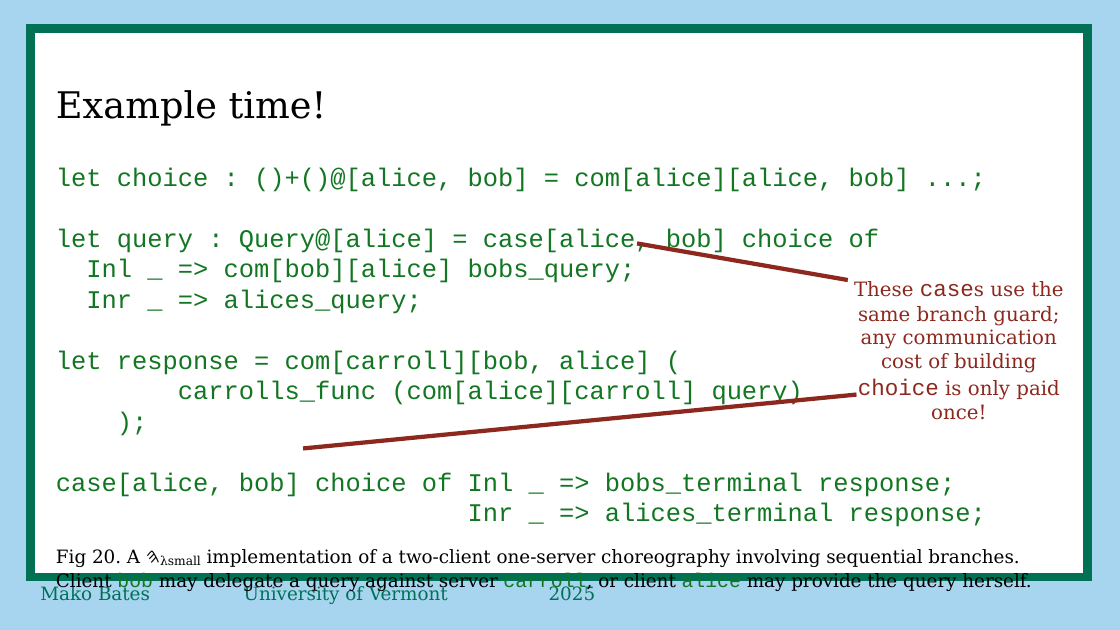
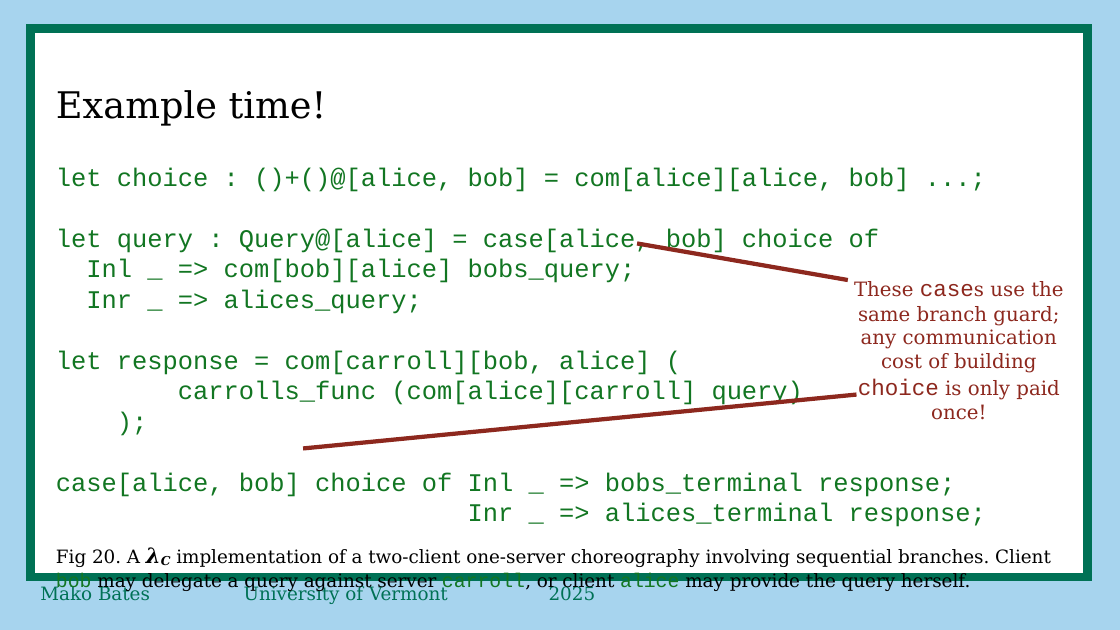
Before and after one commit to ShapeOfMatter/thesis_CP_UVM, a slide deck: slide 30 of proposal defense.odp (slide 46 before the commit). Drawn at 1120x630 pixels with LibreOffice and Linux fonts; fonts in the diff are those of the drawing. Boxes give left, top, right and bottom in pixels: in the first picture for what was removed or moved away, otherwise in the second. Text is boxed around its words. In the diff, an @@ line names an element or a change of style, - is before the commit and + after.

Commit message:
powerpoint

```diff
--- a/proposal defense.odp
+++ b/proposal defense.odp
@@ text at bbox=[56, 549, 1051, 594]: text changed @@
-Fig 20. A 𐤄λsmall implementation of a two-client one-server choreography involving sequential branches. Client bob may delegate a query against server carroll, or client alice may provide the query herself.
+Fig 20. A 𝝀𝑪 implementation of a two-client one-server choreography involving sequential branches. Client bob may delegate a query against server carroll, or client alice may provide the query herself.
```
Also in this commit, not shown: 22 slides added, 28 slides removed.
